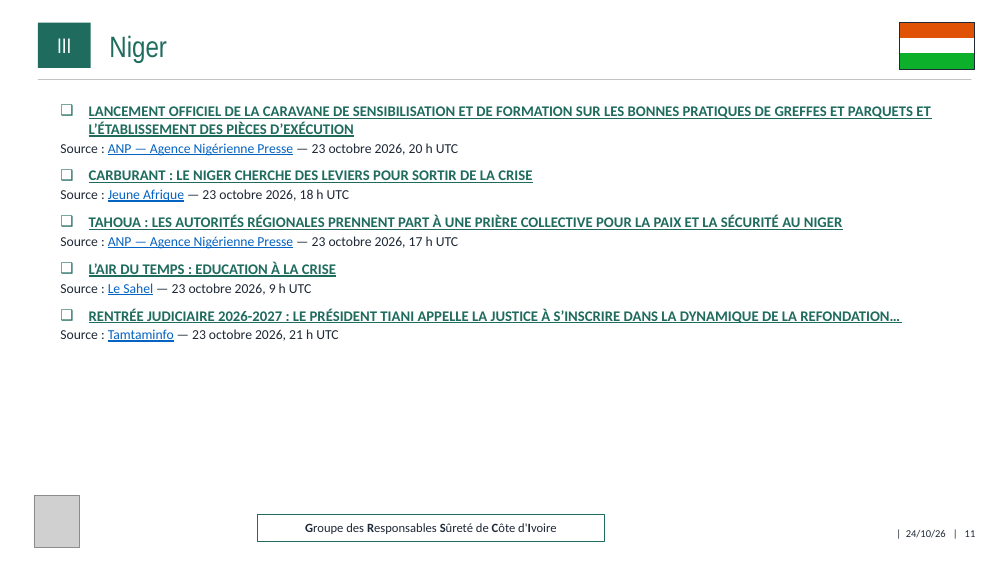
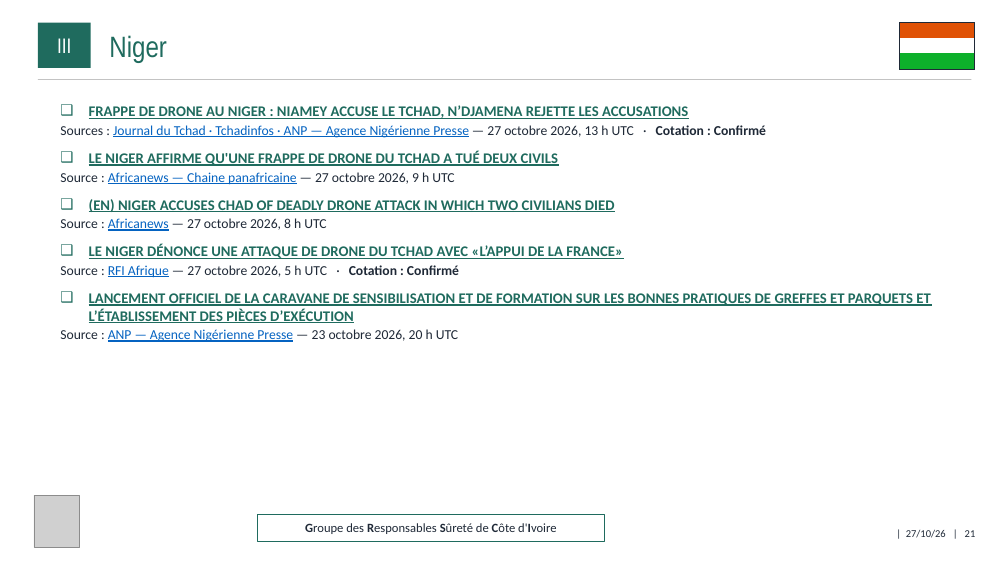
Before and after one commit to ytl1-ops/SentiqS, a slide deck: slide 21 of web/rapports/GRSCI/2026-10.pptx (slide 11 before the commit). Drawn at 1008x567 pixels with LibreOffice and Linux fonts; fonts in the diff are those of the drawing; grey boxes stand for pictures. Boxes give left, top, right and bottom in pixels: in the first picture for what was removed or moved away, otherwise in the second. Text is boxed around its words. In the diff, an @@ line names an element or a change of style, - is before the commit and + after.

```diff
--- a/web/rapports/GRSCI/2026-10.pptx
+++ b/web/rapports/GRSCI/2026-10.pptx
@@ text at [60, 105, 766, 278]: paragraphs added @@
+❑ FRAPPE DE DRONE AU NIGER : NIAMEY ACCUSE LE TCHAD, N’DJAMENA REJETTE LES ACCUSATIONS
+  ▪ Sources : Journal du Tchad · Tchadinfos · ANP — Agence Nigérienne Presse — 27 octobre 2026, 13 h UTC · Cotation : Confirmé
+❑ LE NIGER AFFIRME QU'UNE FRAPPE DE DRONE DU TCHAD A TUÉ DEUX CIVILS
+  ▪ Source : Africanews — Chaine panafricaine — 27 octobre 2026, 9 h UTC
+❑ (EN) NIGER ACCUSES CHAD OF DEADLY DRONE ATTACK IN WHICH TWO CIVILIANS DIED
+  ▪ Source : Africanews — 27 octobre 2026, 8 h UTC
+❑ LE NIGER DÉNONCE UNE ATTAQUE DE DRONE DU TCHAD AVEC «L’APPUI DE LA FRANCE»
+  ▪ Source : RFI Afrique — 27 octobre 2026, 5 h UTC · Cotation : Confirmé
@@ text at [60, 170, 900, 342]: paragraphs removed @@
-❑ CARBURANT : LE NIGER CHERCHE DES LEVIERS POUR SORTIR DE LA CRISE
-  ▪ Source : Jeune Afrique — 23 octobre 2026, 18 h UTC
-❑ TAHOUA : LES AUTORITÉS RÉGIONALES PRENNENT PART À UNE PRIÈRE COLLECTIVE POUR LA PAIX ET LA SÉCURITÉ AU NIGER
-  ▪ Source : ANP — Agence Nigérienne Presse — 23 octobre 2026, 17 h UTC
-❑ L’AIR DU TEMPS : EDUCATION À LA CRISE
-  ▪ Source : Le Sahel — 23 octobre 2026, 9 h UTC
-❑ RENTRÉE JUDICIAIRE 2026-2027 : LE PRÉSIDENT TIANI APPELLE LA JUSTICE À S’INSCRIRE DANS LA DYNAMIQUE DE LA REFONDATION…
-  ▪ Source : Tamtaminfo — 23 octobre 2026, 21 h UTC
@@ text at [906, 530, 976, 538]: text changed @@
-| 24/10/26 | 11
+| 27/10/26 | 21
```
Also in this commit, not shown: 21 other slides changed, 16 slides added, 8 other files.
